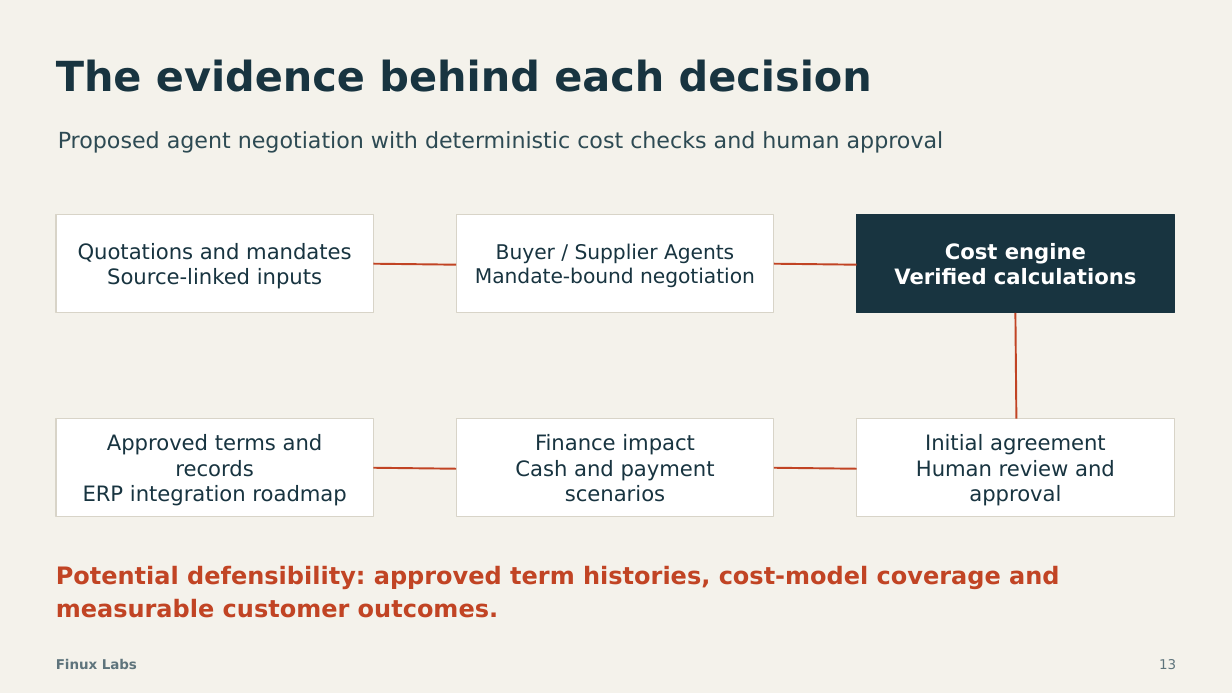
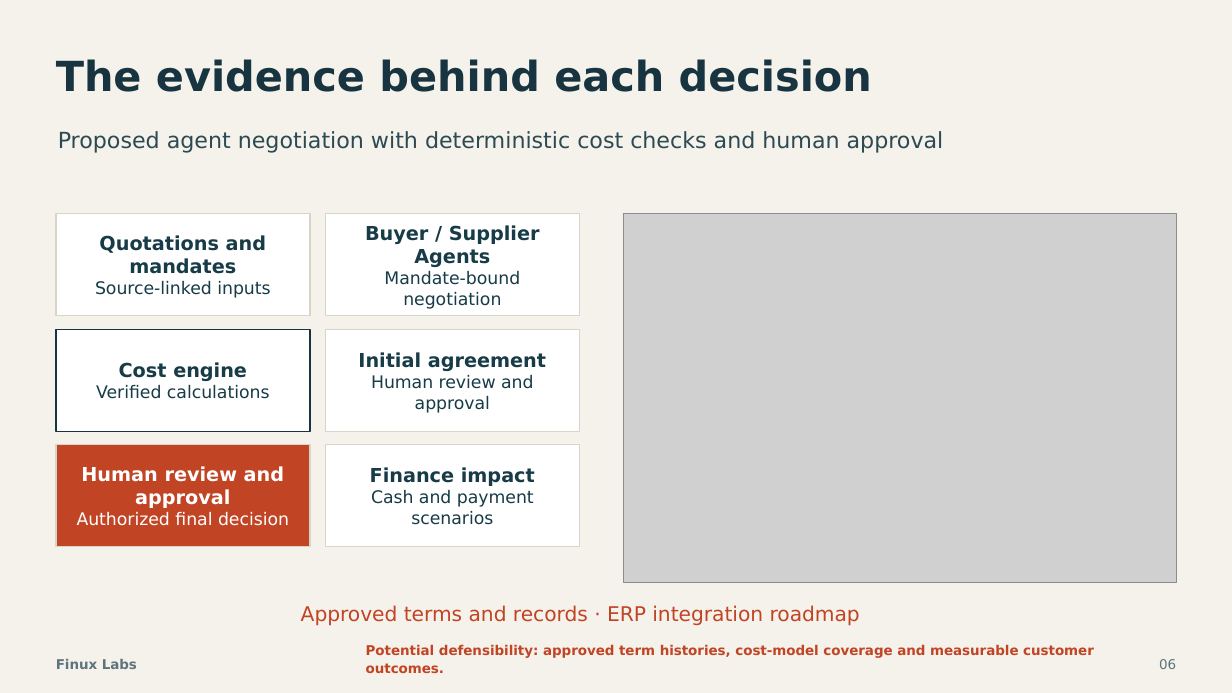
Before and after one commit to finuxlabs/FinuxLabs.github.io, a slide deck: slide 6 of docs/publish/pitch-agentic-procurement/Finux-Labs-Procurement-AI-Pitch-15-Slides.pptx (slide 13 before the commit). Drawn at 1232x693 pixels with LibreOffice and Linux fonts; fonts in the diff are those of the drawing; grey boxes stand for pictures. Boxes give left, top, right and bottom in pixels: in the first picture for what was removed or moved away, otherwise in the second. Text is boxed around its words. In the diff, an @@ line names an element or a change of style, - is before the commit and + after.

```diff
--- a/docs/publish/pitch-agentic-procurement/Finux-Labs-Procurement-AI-Pitch-15-Slides.pptx
+++ b/docs/publish/pitch-agentic-procurement/Finux-Labs-Procurement-AI-Pitch-15-Slides.pptx
@@ rectangle "Quotations and mandates": place and size @@
-rectangle "Quotations and mandates" at bbox=[55, 214, 373, 312]
+rectangle "Quotations and mandates" at bbox=[55, 213, 310, 315]
@@ rectangle "Quotations and mandates" at bbox=[55, 213, 310, 315]: size 16.5 to 15 pt, bold on in "Quotations and mandates"; text colour #183440 to #173B47; size 16.5 to 13.5 pt in "Source-linked inputs" @@
@@ rectangle "Buyer / Supplier Agents": place and size @@
-rectangle "Buyer / Supplier Agents" at bbox=[457, 214, 775, 312]
+rectangle "Buyer / Supplier Agents" at bbox=[325, 213, 579, 315]
@@ rectangle "Buyer / Supplier Agents" at bbox=[325, 213, 579, 315]: size 15.8 to 15 pt, bold on in "Buyer / Supplier Agents"; text colour #183440 to #173B47; size 15.8 to 13.5 pt in "Mandate-bound negotiation" @@
@@ picture added at bbox=[624, 213, 1177, 582] @@
@@ line removed from (373, 263) to (457, 264) @@
@@ line removed from (775, 263) to (857, 264) @@
@@ rectangle "Cost engine": place and size @@
-rectangle "Cost engine" at bbox=[857, 214, 1175, 312]
+rectangle "Cost engine" at bbox=[55, 329, 310, 431]
@@ rectangle "Cost engine" at bbox=[55, 329, 310, 431]: size 16.5 to 15 pt in "Cost engine"; text colour #FFFFFF to #173B47; size 16.5 to 13.5 pt, bold off in "Verified calculations"; fill #183440 to #FFFFFF @@
@@ rectangle "Initial agreement": place and size @@
-rectangle "Initial agreement" at bbox=[857, 419, 1175, 517]
+rectangle "Initial agreement" at bbox=[325, 329, 579, 431]
@@ rectangle "Initial agreement" at bbox=[325, 329, 579, 431]: size 16.5 to 15 pt, bold on in "Initial agreement"; text colour #183440 to #173B47; size 16.5 to 13.5 pt in "Human review and approval" @@
@@ line removed from (1016, 313) to (1017, 419) @@
@@ rectangle "Human review and approval": place and size @@
-rectangle "Human review and approval" at bbox=[55, 419, 373, 517]
+rectangle "Human review and approval" at bbox=[55, 445, 310, 546]
@@ rectangle "Human review and approval" at bbox=[55, 445, 310, 546]: fill #FFFFFF to #C14424 @@
@@ rectangle "Finance impact": place and size @@
-rectangle "Finance impact" at bbox=[457, 419, 775, 517]
+rectangle "Finance impact" at bbox=[325, 445, 579, 546]
@@ rectangle "Finance impact" at bbox=[325, 445, 579, 546]: size 16.5 to 15 pt, bold on in "Finance impact"; text colour #183440 to #173B47; size 16.5 to 13.5 pt in "Cash and payment scenarios" @@
@@ text in rectangle at bbox=[77, 466, 289, 526]: text changed; size 16.5 to 13.5 pt; text colour #183440 to #FFFFFF @@
-Approved terms and records
-ERP integration roadmap
+Human review and approval
+Authorized final decision
@@ line removed from (373, 468) to (457, 469) @@
@@ line removed from (775, 468) to (857, 469) @@
@@ text added at bbox=[301, 605, 860, 626], 15.8 pt, text #C14424 @@
+Approved terms and records · ERP integration roadmap
@@ text "Potential defensibility: approved term histories, ...": place and size @@
-text "Potential defensibility: approved term histories, ..." at bbox=[56, 565, 1059, 618]
+text "Potential defensibility: approved term histories, ..." at bbox=[366, 644, 1094, 673]
@@ text "Potential defensibility: approved term histories, ..." at bbox=[366, 644, 1094, 673]: size 18.8 to 10.5 pt @@
@@ text at bbox=[1159, 659, 1176, 669]: text changed @@
-13
+06
```
Also in this commit, not shown: 10 other slides changed, 6 other files.
